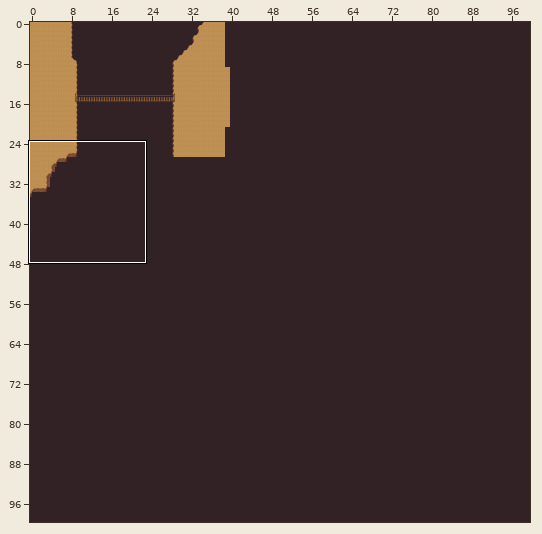
Level history. Tiled map: Some2DRPG/Some2DRPGContent/Maps/mountains_example.tmx. Above, an overview of the earlier version with the close-up marked.
Close-up. The starting point:
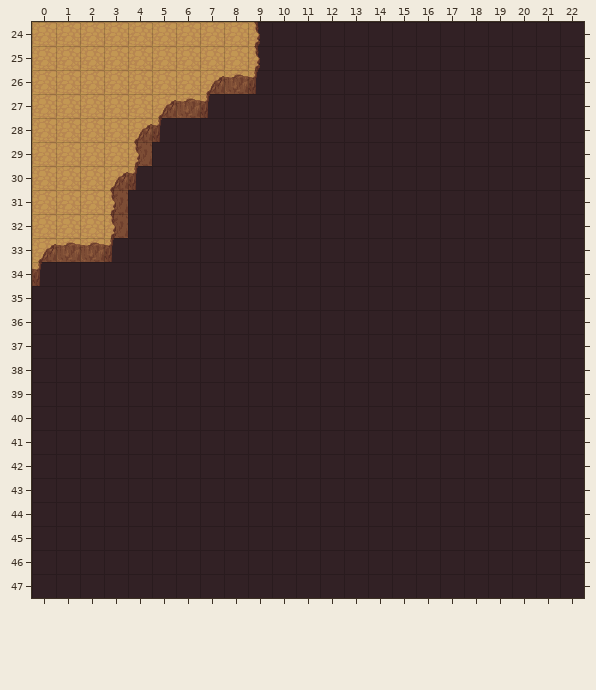
Cells are 32x32 px. Shown: x 0..22, y 24..47. The commit also changed other parts of the map, which this record leaves out.
Now the later version:
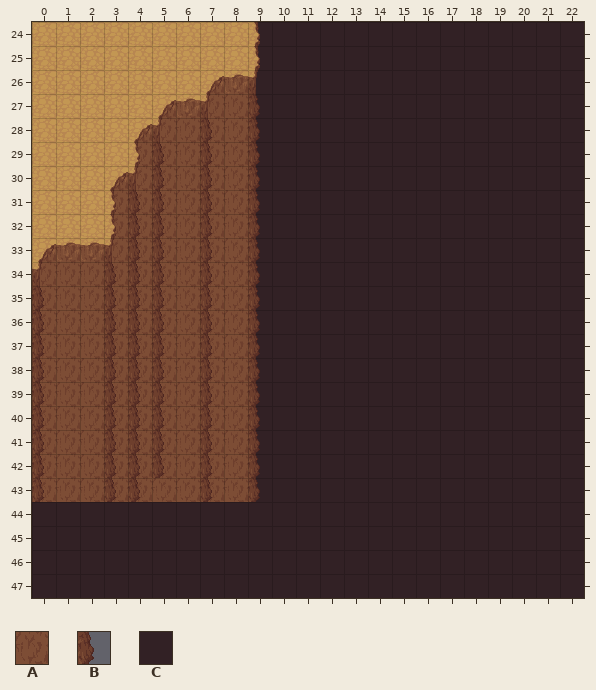
Key: from "mountains": A 42, B 43, C 106.
_ is an empty cell.
The exact change:
Layer "Chasm":
Tile C gives way to one hidden under a higher layer in rows 28 to 33 at x 6; in rows 34 to 35 at x 1 to 2; in rows 36 to 37 at x 1; in row 38 at x 1 to 2; in row 40 at x 1 to 2; in rows 41 to 43 at x 1 to 2 and 6.
The edit turns tile C into tile A in row 27 at x 7; in rows 28 to 29 at x 5 and 7; in rows 30 to 32 at x 4 to 5 and 7; in row 33 at x 3 to 5 and 7; in rows 34 to 43 at x 0, 3 to 5 and 7.
Layer "Bridges and Items":
There is now tile A in row 27 at x 8; in rows 28 to 33 at x 6 and 8; in rows 34 to 43 at x 1 to 2, 6 and 8.
There is now tile B in row 27 at x 9; in row 28 at x 7 and 9; in rows 29 to 30 at x 5, 7 and 9; in rows 31 to 33 at x 4 to 5, 7 and 9; in row 34 at x 3 to 5, 7 and 9; in rows 35 to 42 at x 0, 3 to 5, 7 and 9.
There is now tile B in row 43 at x 0, 3 to 4, 7 and 9.
Pixel boxes of the changes (left, top, right, bottom) in both close-ups:
changed: (32, 94, 260, 502)
